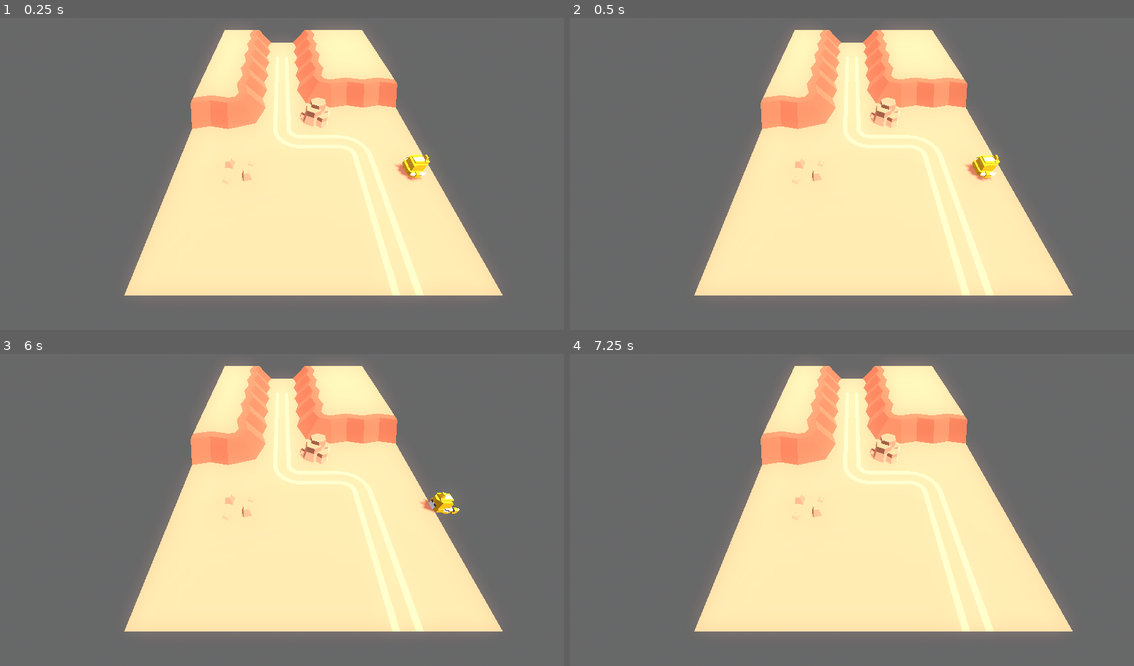
Above: before the commit, frames 1-4 (two rows, left to right).
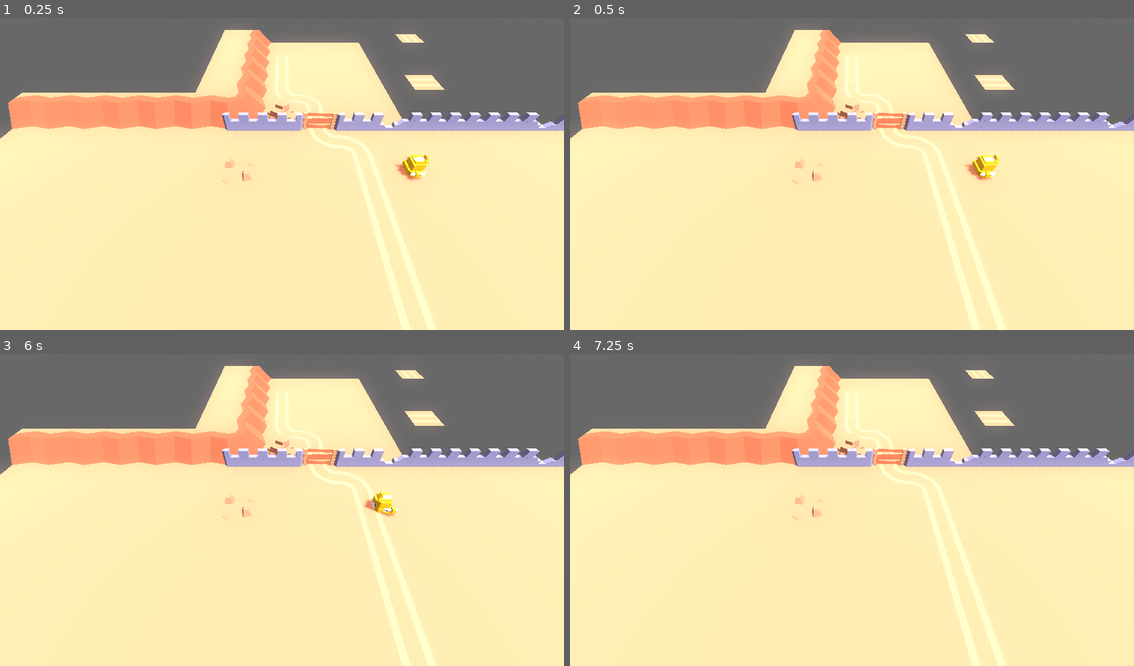
Above: after the commit, the same moments.

Repository: DreadBoy/children-of-the-parapet
Game: Godot game, scene res://scenes/test_scene.tscn
Same seed, same stepped clock (60 frames per second), same inputs: the game is played once before the commit and once after it.
Inputs:
- Up to frame 1 (0.25 s): no input
- Up to frame 2 (0.5 s): no input
- Up to frame 3 (6 s): tap Enter at 0.5, 2.75, 4.25 s; hold D (move_right) 0.53-1.28 s; hold Shift (dash) 0.53-1.28 s; hold S (move_down) 1.28-2.03 s; tap Shift (dash) every 1.5 s from 1.35 to 5.85 s; tap Space at 2, 3.5, 5 s; hold D (move_right) 2.03-2.78 s; hold Shift (dash) 2.03-2.78 s; hold W (move_up) 2.78-3.53 s; hold Shift (dash) 3.53-4.28 s; hold A (move_left) 3.53-5.03 s; hold S (move_down) 5.03-5.78 s; hold Shift (dash) 5.03-5.78 s; hold D (move_right) from 5.78 s (still down)
- Up to frame 4 (7.25 s): release D (move_right) at 6.53 s; hold W (move_up) from 6.53 s (still down); hold Shift (dash) from 6.53 s (still down)

The runs differ from the first frame. In frame 1, 46% of the frame differs, in the area x 0-100%, y 3-100%; in frame 2, 46%; in frame 3, 46%; in frame 4, 46%.

Commit message:
Create new starting level

Diff:
--- a/scenes/test_scene.tscn
+++ b/scenes/test_scene.tscn
@@ -19,19 +19,22 @@
 glow_enabled = true
 
 [sub_resource type="BoxShape3D" id="BoxShape3D_mtdnx"]
-size = Vector3(10, 1, 6)
+size = Vector3(100, 1, 100)
 
 [sub_resource type="BoxShape3D" id="BoxShape3D_wgklm"]
-size = Vector3(6, 1, 2)
-
-[sub_resource type="BoxShape3D" id="BoxShape3D_ymwox"]
-size = Vector3(5, 1, 3)
+size = Vector3(6, 1, 7)
 
 [sub_resource type="BoxShape3D" id="BoxShape3D_mpbq2"]
 size = Vector3(0.75, 1, 0.75)
 
 [sub_resource type="BoxShape3D" id="BoxShape3D_2uaa8"]
-size = Vector3(0.75, 1, 0.75)
+size = Vector3(0.5, 1, 0.5)
+
+[sub_resource type="BoxShape3D" id="BoxShape3D_cjuat"]
+size = Vector3(0.15, 1, 7)
+
+[sub_resource type="BoxShape3D" id="BoxShape3D_mb6uk"]
+size = Vector3(0.15, 1, 2)
 
 [node name="Main" type="Node"]
 
@@ -48,27 +51,29 @@
 [node name="terrain" parent="StaticBody3D" instance=ExtResource("2_p36t4")]
 transform = Transform3D(1, 0, 0, 0, 1, 0, 0, 0, 1, 0, 0, 2)
 
-[node name="CollisionShape3D" type="CollisionShape3D" parent="StaticBody3D"]
+[node name="ground" type="CollisionShape3D" parent="StaticBody3D"]
 transform = Transform3D(1, 0, 0, 0, 1, 0, 0, 0, 1, -2.5, -0.5, -0.5)
 shape = SubResource("BoxShape3D_mtdnx")
 
 [node name="CollisionShape3D2" type="CollisionShape3D" parent="StaticBody3D"]
-transform = Transform3D(1, 0, 0, 0, 1, 0, 0, 0, 1, -4.5, 0, 1.5)
+transform = Transform3D(1, 0, 0, 0, 1, 0, 0, 0, 1, -4.5, 0, 4)
 shape = SubResource("BoxShape3D_wgklm")
 
-[node name="CollisionShape3D3" type="CollisionShape3D" parent="StaticBody3D"]
-transform = Transform3D(1, 0, 0, 0, 1, 0, 0, 0, 1, -5, 0, -2)
-shape = SubResource("BoxShape3D_ymwox")
-
 [node name="CollisionShape3D4" type="CollisionShape3D" parent="StaticBody3D"]
-transform = Transform3D(1, 0, 0, 0, 1, 0, 0, 0, 1, -2, 0, -1)
+transform = Transform3D(1, 0, 0, 0, 1, 0, 0, 0, 1, -2, 0, 0)
 shape = SubResource("BoxShape3D_mpbq2")
-disabled = true
 
 [node name="CollisionShape3D5" type="CollisionShape3D" parent="StaticBody3D"]
 transform = Transform3D(1, 0, 0, 0, 1, 0, 0, 0, 1, 0, 0, 1)
 shape = SubResource("BoxShape3D_2uaa8")
-disabled = true
+
+[node name="CollisionShape3D" type="CollisionShape3D" parent="StaticBody3D"]
+transform = Transform3D(1, 0, 0, 0, 1, 0, 0, 0, 1, -1.5, 0, -5)
+shape = SubResource("BoxShape3D_cjuat")
+
+[node name="CollisionShape3D3" type="CollisionShape3D" parent="StaticBody3D"]
+transform = Transform3D(1, 0, 0, 0, 1, 0, 0, 0, 1, -1.5, 0, 0.5)
+shape = SubResource("BoxShape3D_mb6uk")
 
 [node name="CameraPivot" type="Marker3D" parent="."]
 
Not shown: 1 places in scenes/test_scene.tscn that only renumber resources
Binary file changed: terrain/terrain.glb
Not shown, changed: README.md
Not shown, changed: models/terrain.model
